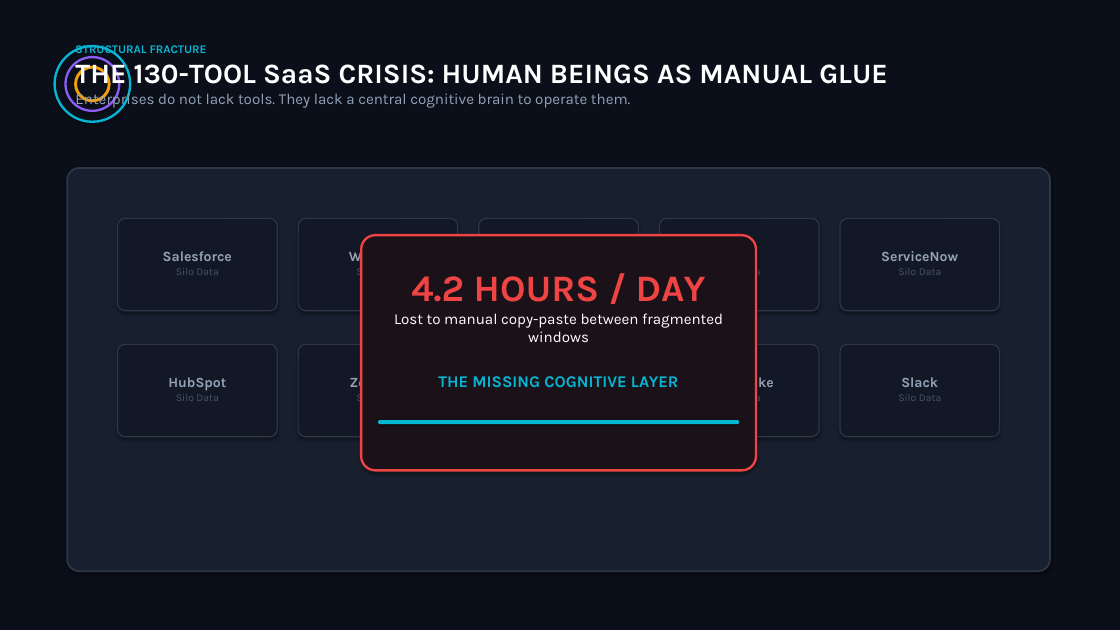
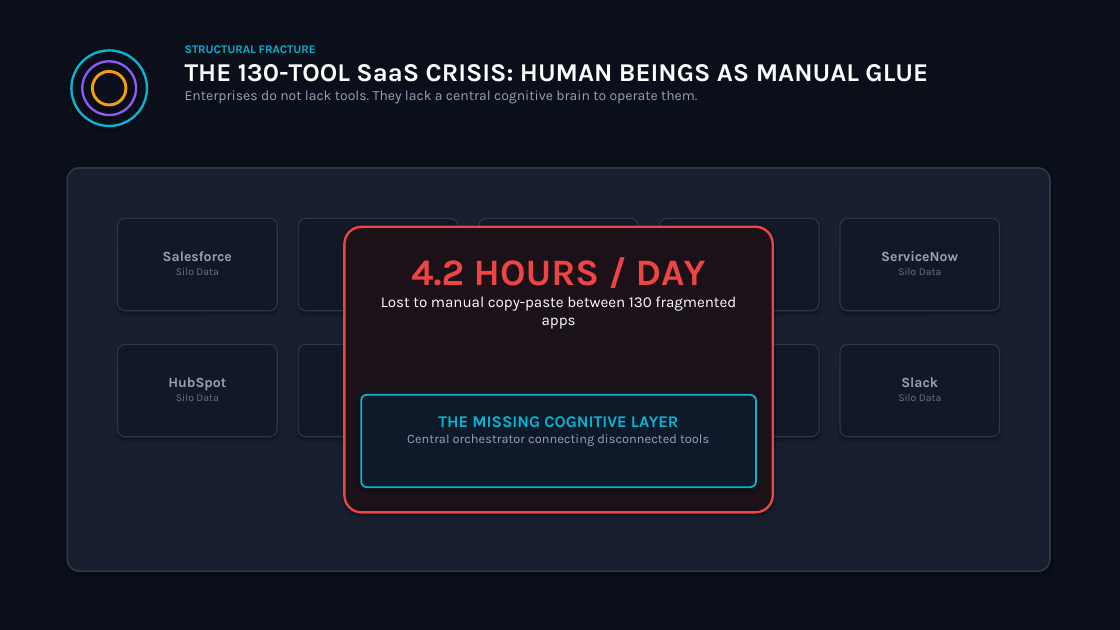
Before and after one commit to togcoder/skill-for-pptx, a slide deck: slide 2 of experiments/T081-20261105-antigravity-script-writer/artifacts/aether-series-a-pitch-deck.pptx. Drawn at 1120x630 pixels with LibreOffice and Linux fonts; fonts in the diff are those of the drawing. Boxes give left, top, right and bottom in pixels: in the first picture for what was removed or moved away, otherwise in the second. Text is boxed around its words. In the diff, an @@ line names an element or a change of style, - is before the commit and + after.

Commit message:
fix(deck-builder): resolve header collision on slide 2, fix gap clipping and strip token leaks on slide 3

```diff
--- a/experiments/T081-20261105-antigravity-script-writer/artifacts/aether-series-a-pitch-deck.pptx
+++ b/experiments/T081-20261105-antigravity-script-writer/artifacts/aether-series-a-pitch-deck.pptx
@@ text "STRUCTURAL FRACTURE": place and size @@
-text "STRUCTURAL FRACTURE" at box(75, 45, 888, 109)
+text "STRUCTURAL FRACTURE" at box(185, 45, 928, 104)
@@ 3 rounded rectangles: place and size @@
-3 rounded rectangles at box(55, 46, 130, 122)
+3 rounded rectangles at box(71, 50, 147, 126)
@@ text at box(185, 64, 928, 104): size 24 to 22 pt in "THE 130-TOOL SaaS CRISIS: HUMAN BEINGS AS ..."; size 13 to 12 pt in "Enterprises do not lack tools. They lack ..." @@
@@ rounded rectangle: place and size @@
-rounded rectangle at box(361, 235, 756, 471)
+rounded rectangle at box(344, 227, 773, 513)
@@ text at box(176, 268, 218, 275): text colour #475569 to #64748B in "Silo Data" @@
@@ text removed at box(349, 248, 760, 278) @@
-Workday
-Silo Data
@@ text "4.2 HOURS / DAY": place and size @@
-text "4.2 HOURS / DAY" at box(394, 276, 723, 387)
+text "4.2 HOURS / DAY" at box(381, 260, 736, 329)
@@ text removed at box(660, 244, 819, 294) @@
-Jira
-Silo Data
@@ text at box(898, 268, 941, 275): text colour #475569 to #64748B in "Silo Data" @@
@@ text at box(381, 296, 736, 329): text changed @@
-Lost to manual copy-paste between fragmented windows
-THE MISSING COGNITIVE LAYER
+Lost to manual copy-paste between 130 fragmented apps
@@ text at box(176, 394, 218, 401): text colour #475569 to #64748B in "Silo Data" @@
@@ text at box(356, 394, 399, 404): text colour #475569 to #64748B in "Silo Data" @@
@@ rounded rectangle: place and size @@
-rounded rectangle at box(378, 420, 739, 424)
+rounded rectangle at box(361, 395, 756, 487)
@@ rounded rectangle at box(361, 395, 756, 487): fill #06B6D4 to #0E1A2A; outline none to #06B6D4 1.5 pt; proportions changed @@
@@ text added at box(407, 416, 709, 446), 11 pt, text #94A3B8 @@
+THE MISSING COGNITIVE LAYER
+Central orchestrator connecting disconnected tools
@@ text at box(718, 394, 760, 404): text colour #475569 to #64748B in "Silo Data" @@
@@ text at box(898, 394, 941, 401): text colour #475569 to #64748B in "Silo Data" @@
```
Also in this commit, not shown: 8 other slides changed, 1 other file.
